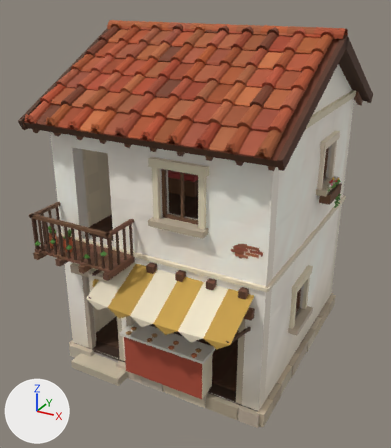
The glTF model godot/assets/kit/houses/shop_lamps.glb, before and after one commit.
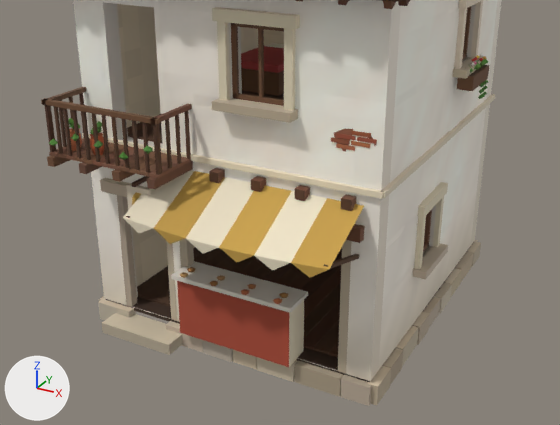
Each version appears first whole from a camera (50 mm lens) standing at (4.03, -7.98, 6.1) and looking at (-0.1, -0.46, 2.34), and next in a close-up from a camera (50 mm lens) standing at (4.23, -8.33, 5.14) and looking at (0.1, -0.83, 1.39). Lighting does not change. The marker at lower left points along +X, +Y and +Z. The first two pictures are the older version. Vertices at exactly the same position are counted once.

Script lines for the objects in view, before the commit:
```python
me_house = bpy.data.meshes.new('House')
me_house.from_pydata(...)  # 6266 vertices, 8355 faces; spans x -2.05..2.06, y -2.72..2.36, z -0.02..5.56
me_house.materials.append(mat_civkit)
me_rooms = bpy.data.meshes.new('Rooms')
me_rooms.from_pydata(...)  # 1822 vertices, 2927 faces; spans x -1.8..1.8, y -1.95..1.95, z 0.24..5.43
me_rooms.materials.append(mat_civkit)
me_walls = bpy.data.meshes.new('Walls')
me_walls.from_pydata(...)  # 1179 vertices, 1990 faces; spans x -1.81..1.81, y -1.96..1.96, z 0.24..5.43
me_walls.materials.append(mat_civplaster)
ob_house = bpy.data.objects.new('House', me_house)
ob_house.location = (0.0, 0.0, 0.0)
ob_rooms = bpy.data.objects.new('Rooms', me_rooms)
ob_rooms.location = (0.0, 0.0, 0.0)
ob_walls = bpy.data.objects.new('Walls', me_walls)
ob_walls.location = (0.0, 0.0, 0.0)
```
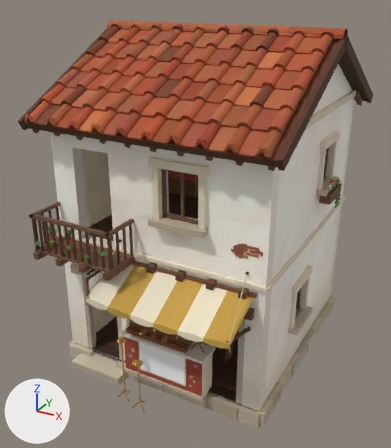
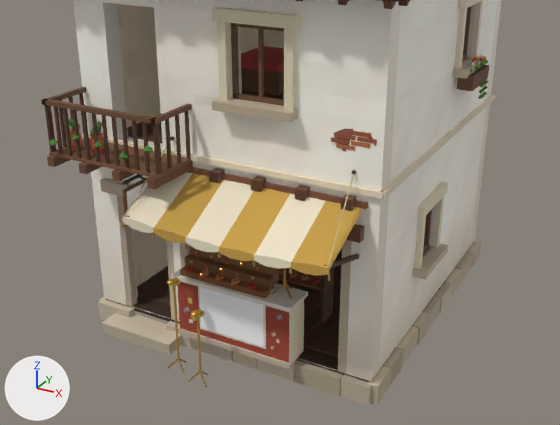
What differs and where, as boxes [x1, y1, x2, y2] in the close-ups (560 x 425 px; the box of a moved part takes in the faces that stretch with it):
part 1 of me_house, added (brown)
    after: [178, 328, 291, 369]
part 2 of me_house, added
    after: [198, 287, 266, 349]
part 3 of me_house, moved or reshaped (not visible afterwards)
    before: [132, 176, 149, 187]
part 4 of me_house, moved or reshaped (not visible afterwards)
    before: [126, 184, 151, 210]
part 5 of me_house, deleted
    before: [132, 192, 288, 304]
part 6 of me_house, built on
    before: [123, 170, 364, 278]
    after: [122, 136, 368, 387]
part 7 of me_house, added (brown)
    after: [279, 268, 334, 323]
part 8 of me_house, recoloured
    both: [177, 282, 289, 363]

Patch to the scene script:
```diff
--- a/godot/assets/kit/houses/shop_lamps.glb.py
+++ b/godot/assets/kit/houses/shop_lamps.glb.py
@@ mat_civsign @@
+mat_civsign = bpy.data.materials.new('CivSign')
+# uses the picture img_civ_white
@@ mat_civcloth @@
+mat_civcloth = bpy.data.materials.new('CivCloth')
+# uses the picture img_civ_white
@@ mat_civwood @@
+mat_civwood = bpy.data.materials.new('CivWood')
+# uses the picture img_civ_white
@@ me_house @@
 # used by ob_house; location = (0.0, 0.0, 0.0)
-me_house.from_pydata(...)  # 6266 vertices, 8355 faces; spans x -2.05..2.06, y -2.72..2.36, z -0.02..5.56
+me_house.from_pydata(...)  # 9722 vertices, 14116 faces; spans x -2.05..2.06, y -2.74..2.36, z -0.02..5.56
+# me_house part 1: a new loose piece, a box spanning x -0.52..0.952, y -2.17..-2.13, z 0.24..0.3, in mat_civkit
+# me_house part 2: a new loose piece, a box spanning x -0.214..0.646, y -2.145..-2.139, z 0.3834..0.9734, in mat_civkit
+# me_house part 3: the loose piece of 8 vertices spanning x -0.78..-0.74, y -2.45..-1.95, z 2.12..2.16 is multiplied about its middle by the matrix ((-0.257, 0.0, 0.0), (0.0, -0.201, -0.161), (0.0, -0.161, 0.201)), then moved by (0.26, 0.22, -0.32)
+# me_house part 4: the loose piece of 8 vertices spanning x -0.91..-0.61, y -2.39..-2.36, z 1.75..2.09 is multiplied about its middle by the matrix ((0.0, 0.083, 0.0), (-0.03, 0.0, 0.077), (0.077, 0.0, 0.03)), then moved by (0.83, 0.38, -0.33)
+# me_house part 5: 12 loose pieces with 235 vertices, spanning x -0.85..0.84, y -2.43..-1.95, z 1.01..2.03, are deleted
+# me_house part 6: 61 vertices removed from x -0.7..1.64, y -2.72..-1.99, z 1.51..2.11; 2240 vertices added at x -0.81..1.68, y -2.74..-1.81, z 0.0..2.56
+# me_house part 7: 1288 vertices added at x -0.48..0.89, y -1.22..-0.96, z 0.24..1.56
+# me_house part 8: 2 kept faces spanning x -0.5..0.93, y -2.14, z 0.24..0.96 get new vertex colours; the middle colour goes from red #ad4c36 to red #a04532
+# other edits to the shape of me_house do not show in these pictures
 me_house.materials.append(mat_civkit)
+me_house.materials.append(mat_civwood)
+me_house.materials.append(mat_civcloth)
+me_house.materials.append(mat_civsign)
```
